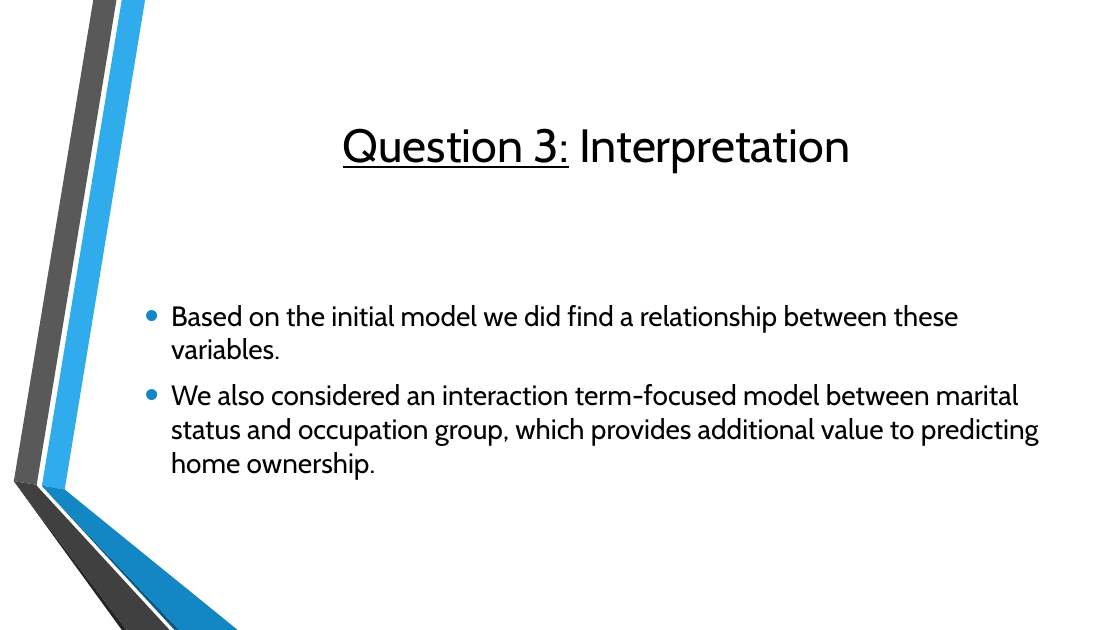
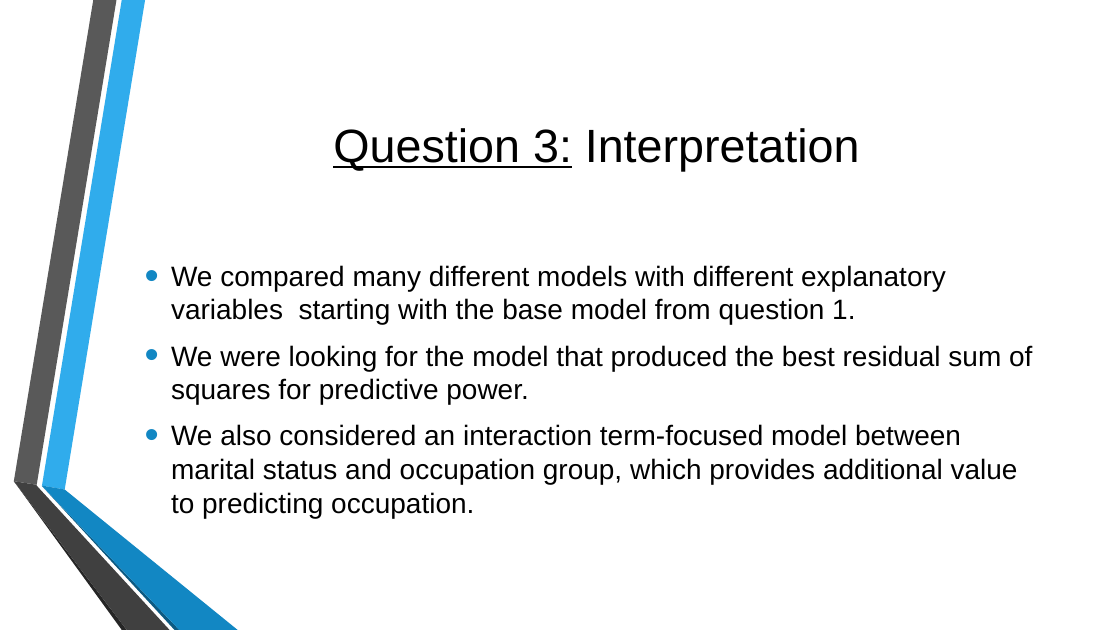
Before and after one commit to hutchiss911/group-4-ST-538-OSU-PROJ-1, a slide deck: slide 9 of Data Wizards Project #1.pptx. Drawn at 1120x630 pixels with LibreOffice and Linux fonts; fonts in the diff are those of the drawing; background and template pictures are left out. Boxes give left, top, right and bottom in pixels: in the first picture for what was removed or moved away, otherwise in the second. Text is boxed around its words. In the diff, an @@ line names an element or a change of style, - is before the commit and + after.

Commit message:
Font changes, variables listed in explanation.

```diff
--- a/Data Wizards Project #1.pptx
+++ b/Data Wizards Project #1.pptx
@@ title "Question 3: Interpretation" at box(333, 128, 860, 171): font Cabin to Arial @@
@@ text at box(171, 265, 1032, 518): text changed; font Cabin to Arial @@
-• Based on the initial model we did find a relationship between these variables.
-• We also considered an interaction term-focused model between marital status and occupation group, which provides additional value to predicting home ownership.
+• We compared many different models with different explanatory variables starting with the base model from question 1.
+• We were looking for the model that produced the best residual sum of squares for predictive power.
+• We also considered an interaction term-focused model between marital status and occupation group, which provides additional value to predicting occupation.
```
Also in this commit, not shown: 11 other slides changed.
